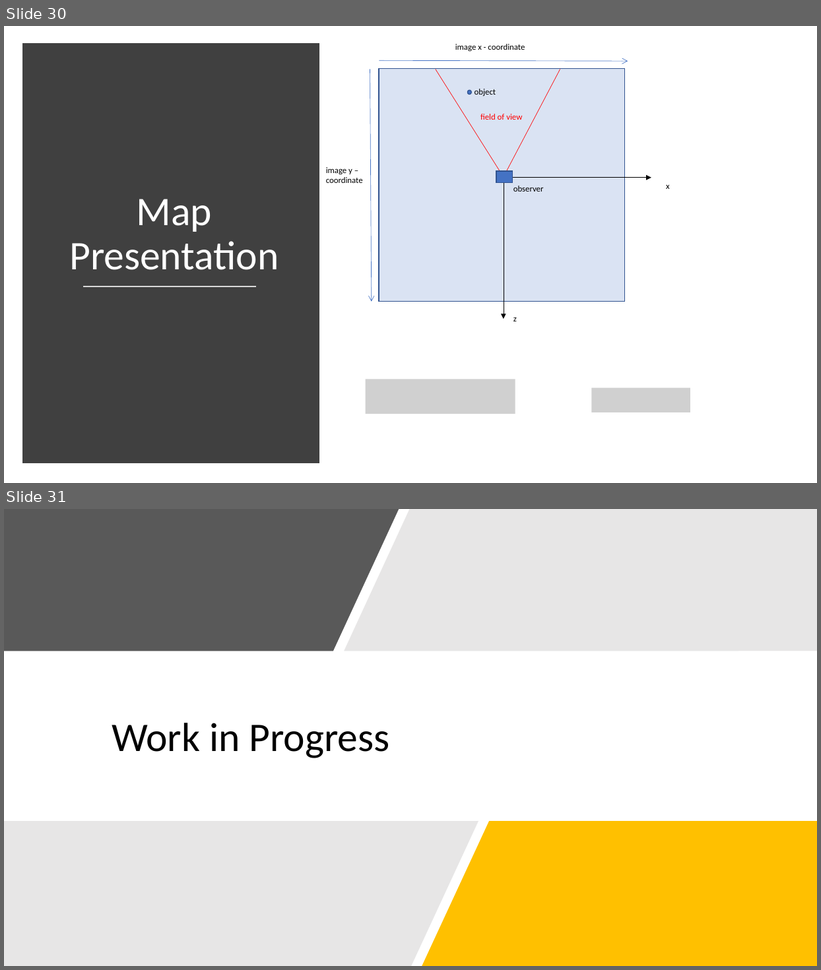
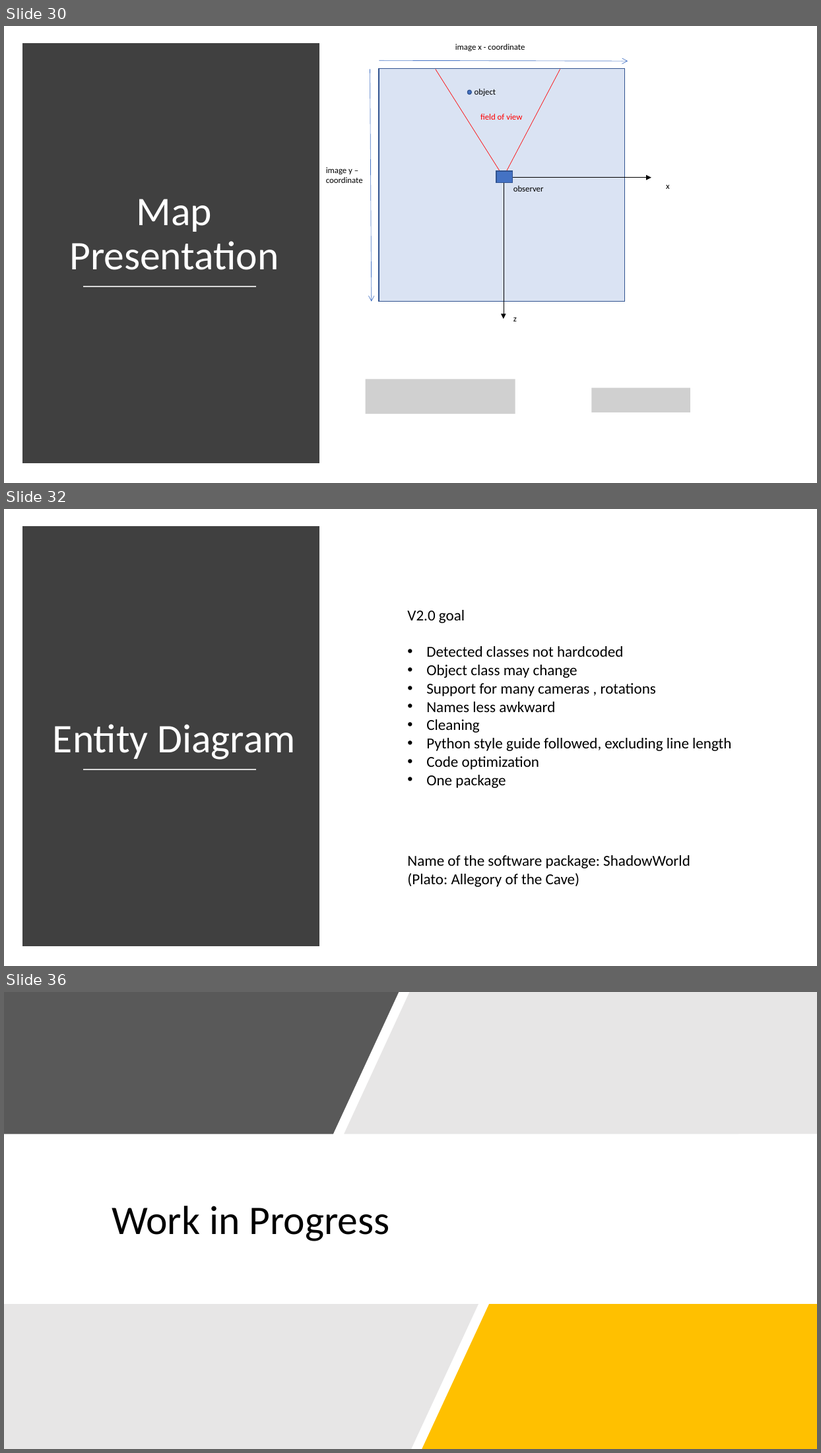
Before and after one commit to SakariLampola/Thesis, a slide deck: presentations/Audit 20180301.pptx. Shown one above the other, each under a label of ours: slides 30 and 31 before the commit, slides 30, 32 and 36 after it; the slides between them are not shown. The pictures are 821x970 and 821x1453 pixels, drawn with LibreOffice and Linux fonts; fonts in the diff are those of the drawing; grey boxes stand for pictures. Boxes give left, top, right and bottom in pixels: in the first picture for what was removed or moved away, otherwise in the second. Text is boxed around its words. In the diff, an @@ line names an element or a change of style, - is before the commit and + after.

```diff
--- a/presentations/Audit 20180301.pptx
+++ b/presentations/Audit 20180301.pptx
@@ slide 32 added at (4, 509, 817, 966), background #FFFFFF @@
@@ rectangle added at (26, 530, 316, 943), fill #404040, outline #404040 10 pt @@
@@ text added at (407, 610, 731, 788), 18 pt, text #000000 @@
+V2.0 goal
+• Detected classes not hardcoded
+• Object class may change
+• Support for many cameras , rotations
+• Names less awkward
+• Cleaning
+• Python style guide followed, excluding line length
+• Code optimization
+• One package
@@ text added at (53, 724, 295, 760), 48 pt, text #FFFFFF @@
+Entity Diagram
@@ line added from (83, 770) to (256, 770), #D9D9D9 1.75 pt @@
@@ text added at (407, 855, 690, 887), 18 pt, text #000000 @@
+Name of the software package: ShadowWorld
+(Plato: Allegory of the Cave)
@@ what was slide 31 is now slide 36 @@
```
Also in this commit, not shown: 4 other slides added, 13 other files.
